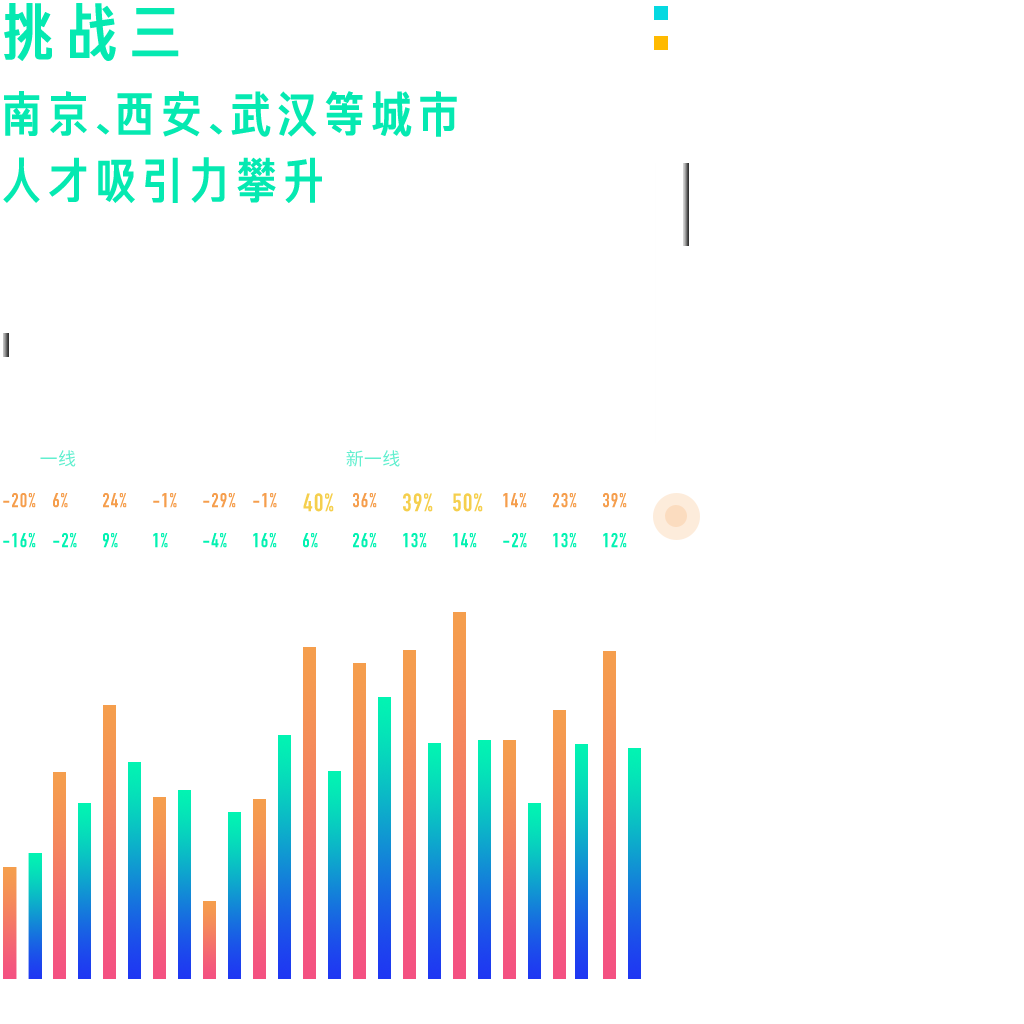
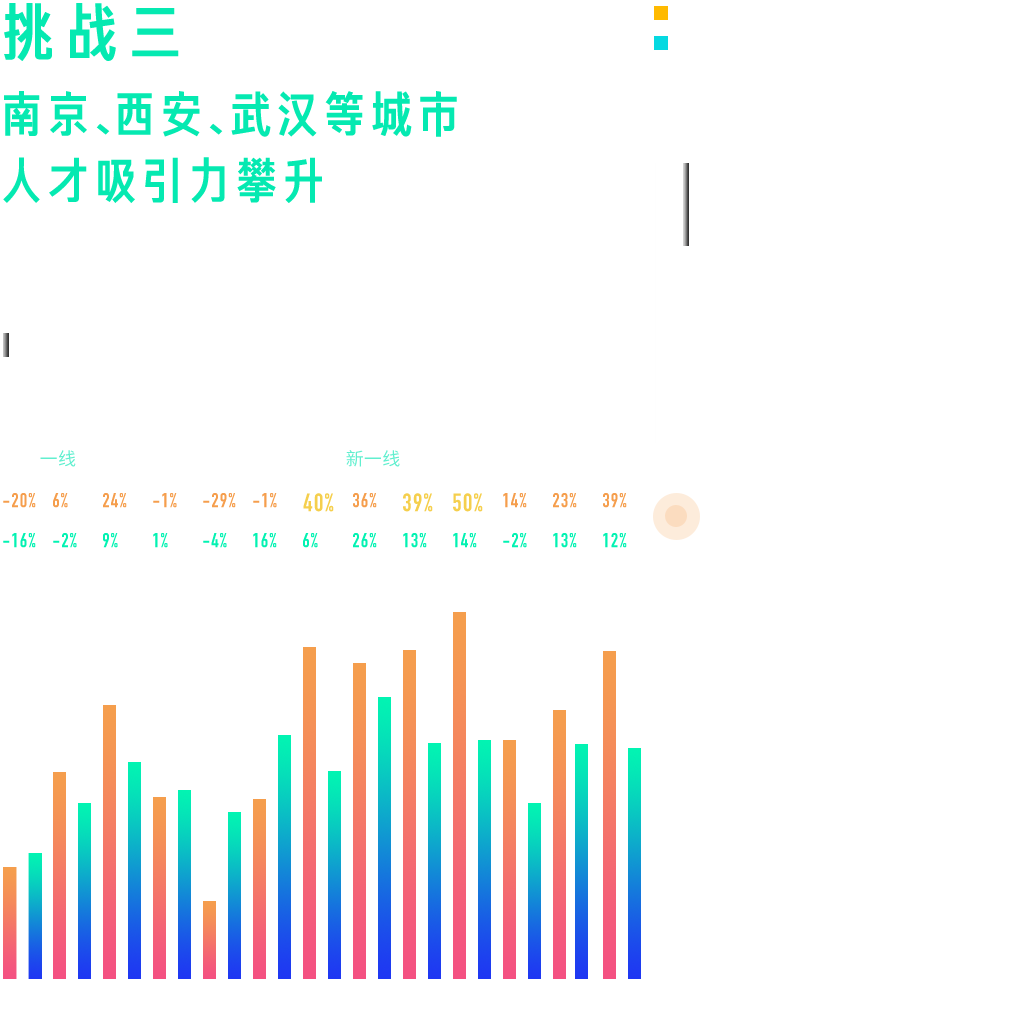
Layers edited between the first and the second (1024, 1024) image:
painted on "矩形 825" (1st of 4, in "说明") over [654, 6, 668, 50]
painted on "矩形 825" (2nd of 4, in "说明") over [654, 6, 668, 50]
